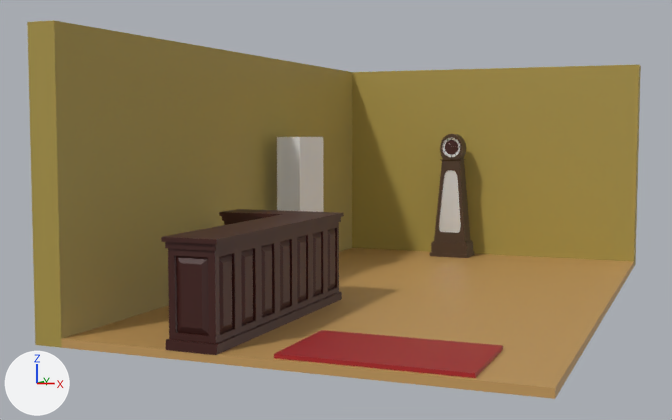
Before and after pictures for a commit that changed the Blender file tuto/antiquitaire.blend.
The view is the same before and after, from a camera (50 mm lens) standing at (13.7, -39.3, 7.2) and looking at (-1.8, -0.8, 3.9). The axes (+X, +Y, +Z) are drawn at lower left. The lights are the same throughout. The picture after the commit comes second.

Names of what the first picture shows: 'Bookshelf', 'Bot Pendule', 'Carpet', 'Cube', 'Floor', 'Head Pendule', 'Wall'.
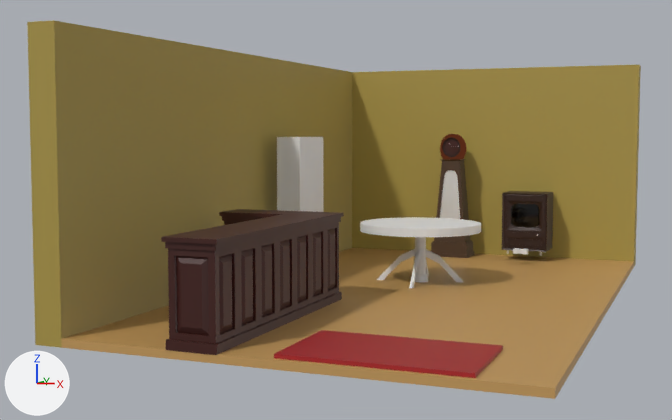
Commit message: add tv

Where the newer file only moved an object's origin or applied its transform, the numbers keep the older frame.

Pixel boxes (x1, y1, x2, y2) of what changed, in the pictures (672 x 420 px):
```json
{"object": "Circle", "change": "added", "after": [360, 217, 481, 288]}
{"object": "Cube.001", "change": "added", "after": [502, 191, 553, 252], "faces in mat_white (brown #2f170d)": [502, 191, 553, 252], "faces in mat_material (black #000000)": [511, 204, 539, 228]}
{"object": "Head Pendule", "change": "recoloured", "before": [440, 134, 466, 159], "after": [440, 134, 466, 159], "on screen": "darker"}
{"object": "Cube.002", "change": "added", "after": [513, 248, 529, 255]}
```

Edits to the scene script, one JSON object a line:
```json
{"op": "set", "path": "mat_white.base_color", "old": "(0.8, 0.8, 0.8)", "new": "(0.0282, 0.0087, 0.00409)", "note": "white #e7e7e7 -> brown #2f170d"}
{"op": "add", "block": "mat_material", "code": ["mat_material = principled_material('Material')", "mat_material.base_color = (0.0, 0.0, 0.0)  # black #000000", "mat_material.roughness = 0.117"]}
{"op": "add", "block": "me_cube_006", "code": ["me_cube_006 = bpy.data.meshes.new('Cube.006')", "me_cube_006.from_pydata(...)  # 24 vertices, 22 faces; spans x -1.0..1.0, y -1.0..1.0, z -1.0..1.0"]}
{"op": "add", "block": "me_cylinder", "code": ["me_cylinder = bpy.data.meshes.new('Cylinder')", "me_cylinder.from_pydata(...)  # 96 vertices, 66 faces; spans x -1.0..1.0, y -1.0..1.0, z -1.4..1.0"]}
{"op": "add", "block": "me_cube_001", "code": ["me_cube_001 = bpy.data.meshes.new('Cube.001')", "me_cube_001.from_pydata(...)  # 571 vertices, 555 faces; spans x 3.04..5.48, y 11.64..13.68, z 0.88..4.02", "# faces by material slot: [249, 306]", "me_cube_001.materials.append(mat_white)  # brown #2f170d", "me_cube_001.materials.append(mat_material)  # black #000000"]}
{"op": "add", "block": "me_circle_001", "code": ["me_circle_001 = bpy.data.meshes.new('Circle.001')", "me_circle_001.from_pydata(...)  # 478 vertices, 504 faces; spans x -2.86..2.82, y -2.84..2.84, z -2.58..0.25"]}
{"op": "add", "block": "ob_cube_002", "code": ["ob_cube_002 = bpy.data.objects.new('Cube.002', me_cube_006)", "ob_cube_002.location = (4.36, 10.24, 1.02)", "ob_cube_002.scale = (0.37, 0.207, 0.133)"]}
{"op": "add", "block": "ob_cylinder", "code": ["ob_cylinder = bpy.data.objects.new('Cylinder', me_cylinder)", "ob_cylinder.location = (3.32, 11.94, 0.77)", "ob_cylinder.scale = (0.0662, 0.0662, 0.106)", "_m = ob_cylinder.modifiers.new('Array', 'ARRAY')", "_m.relative_offset_displace = (13.7, 0.0, 0.0)", "_m = ob_cylinder.modifiers.new('Array.001', 'ARRAY')", "_m.relative_offset_displace = (0.0, 10.5, 0.0)"]}
{"op": "add", "block": "ob_cube_001", "code": ["ob_cube_001 = bpy.data.objects.new('Cube.001', me_cube_001)", "ob_cube_001.location = (0.0, 0.0, 0.0)"]}
{"op": "add", "block": "ob_circle", "code": ["ob_circle = bpy.data.objects.new('Circle', me_circle_001)", "ob_circle.location = (1.04, 2.75, 2.84)"]}
```
